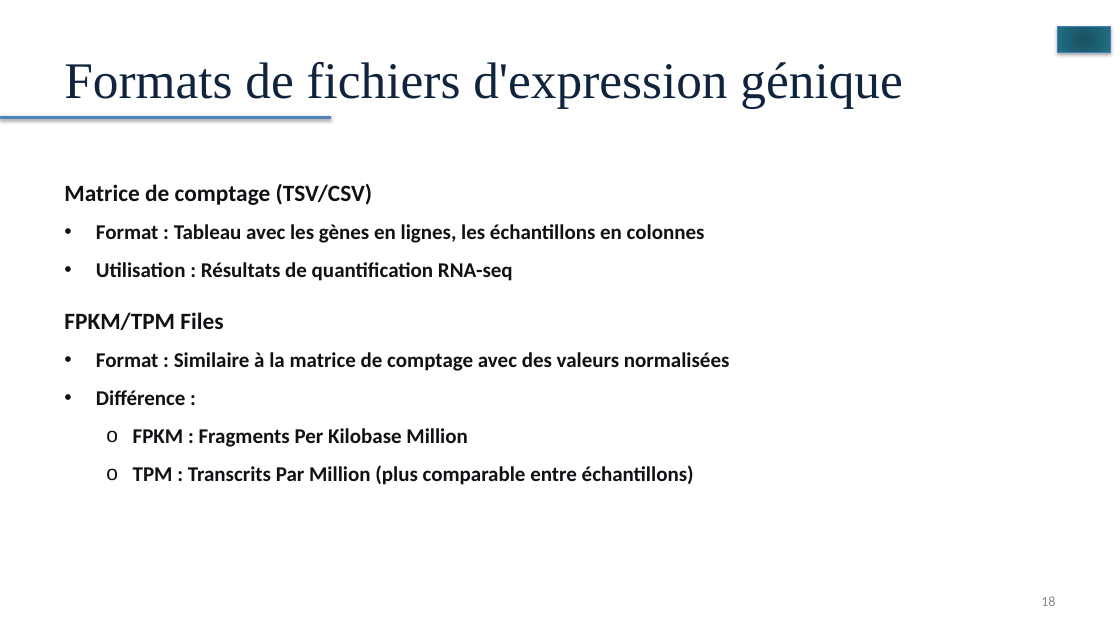
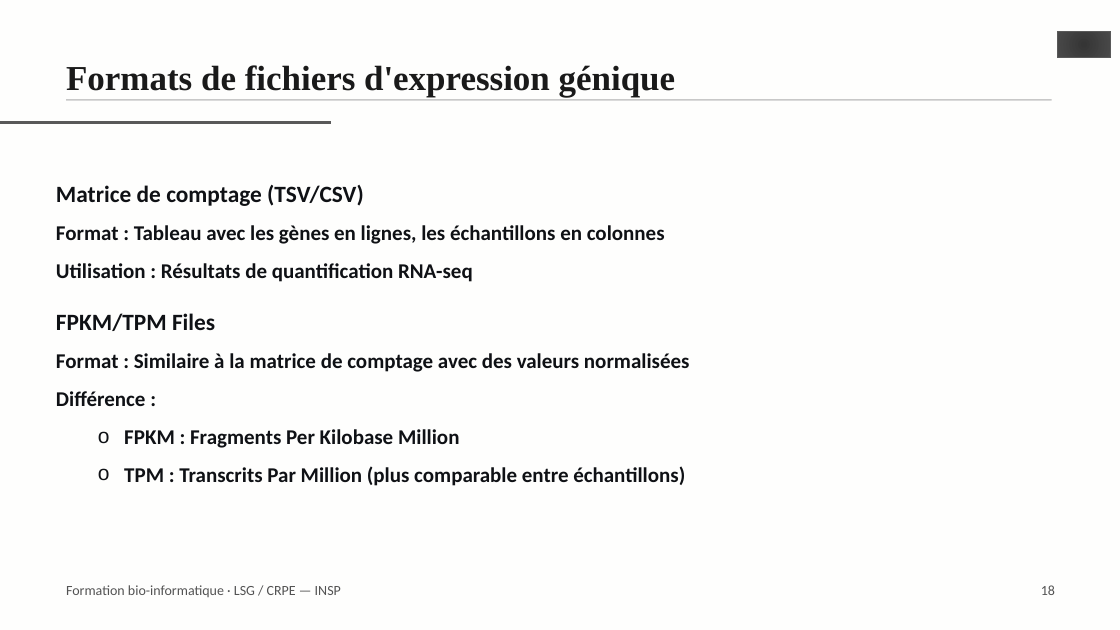
Before and after one commit to Hadji-gid/formation-bioinfo-sgq, a slide deck: slide 18 of diapositives/00_workflow_bioinformatique.pptx. Drawn at 1120x630 pixels with LibreOffice and Linux fonts; fonts in the diff are those of the drawing. Boxes give left, top, right and bottom in pixels: in the first picture for what was removed or moved away, otherwise in the second. Text is boxed around its words. In the diff, an @@ line names an element or a change of style, - is before the commit and + after.

Commit message:
diapositives: reporter le module 0 sur le gabarit commun
Les 27 planches sont reconstruites dans ressources/gabarit.pptx, et non
plus dans le masque d'origine : mêmes dispositions, même page de titre au
logo INSP, même filet gris sous le titre, même bas de page numéroté que
les modules 1 à 5. Les 34 images — organigrammes, captures de terminal,
exemples de formats — sont reportées à leur position, décalées vers le bas
lorsqu'elles passaient sous le filet.

```diff
--- a/diapositives/00_workflow_bioinformatique.pptx
+++ b/diapositives/00_workflow_bioinformatique.pptx
@@ background #FFFFFF to #FEFEFD @@
@@ math minus resized from (x1=1049, y1=0, x2=1120, y2=93) to (x1=1049, y1=0, x2=1120, y2=98) @@
@@ math minus at (x1=1049, y1=0, x2=1120, y2=98): fill gradient #185261 to #23748A to #298AA3 to gradient #363636 to #4D4D4D to #5C5C5C; outline #4B7EBC 0.75 pt to #595959 0.5 pt; shadow off @@
@@ title "Formats de fichiers d'expression génique" at (x1=66, y1=65, x2=676, y2=98): size 44 to 30 pt, text colour #0F243E to #1A1A1A, bold on; line spacing 1 to 1.15; vertical alignment middle to top @@
@@ rectangle added at (x1=66, y1=99, x2=1052, y2=101), fill #C8C8C8 @@
@@ line moved from (0, 118) - (332, 118) to (0, 123) - (332, 123) @@
@@ line (0, 123) - (332, 123): stroke #4F81BD 3 pt to #595959 3 pt @@
@@ text at (x1=56, y1=225, x2=690, y2=406): bullet • to none @@
@@ text added at (x1=66, y1=585, x2=341, y2=597), 12 pt, text #535353 @@
+Formation bio-informatique · LSG / CRPE — INSP
@@ text "18" moved from (x1=1041, y1=596, x2=1055, y2=606) to (x1=1041, y1=585, x2=1055, y2=595) @@
@@ text "18" at (x1=1041, y1=585, x2=1055, y2=595): text colour #8C8C8C to #535353; line spacing 1 to 1.15; vertical alignment middle to top @@
```
Also in this commit, not shown: 25 other slides changed, 1 slide added, 1 slide removed, 1 other file.
